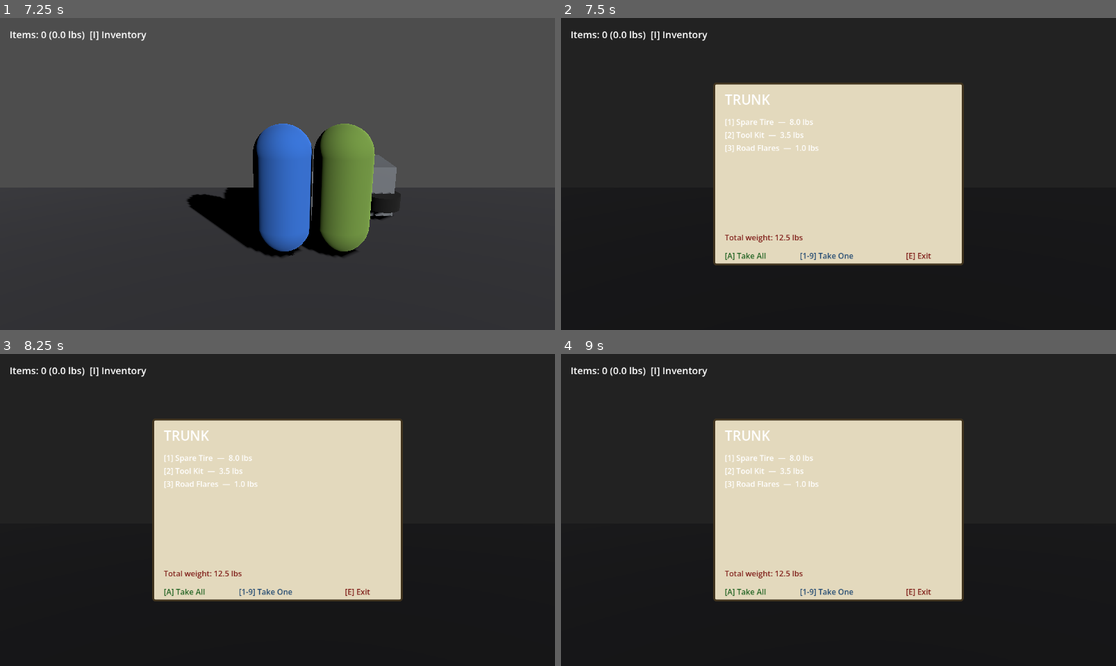
Above: before the commit, frames 1-4 (two rows, left to right).
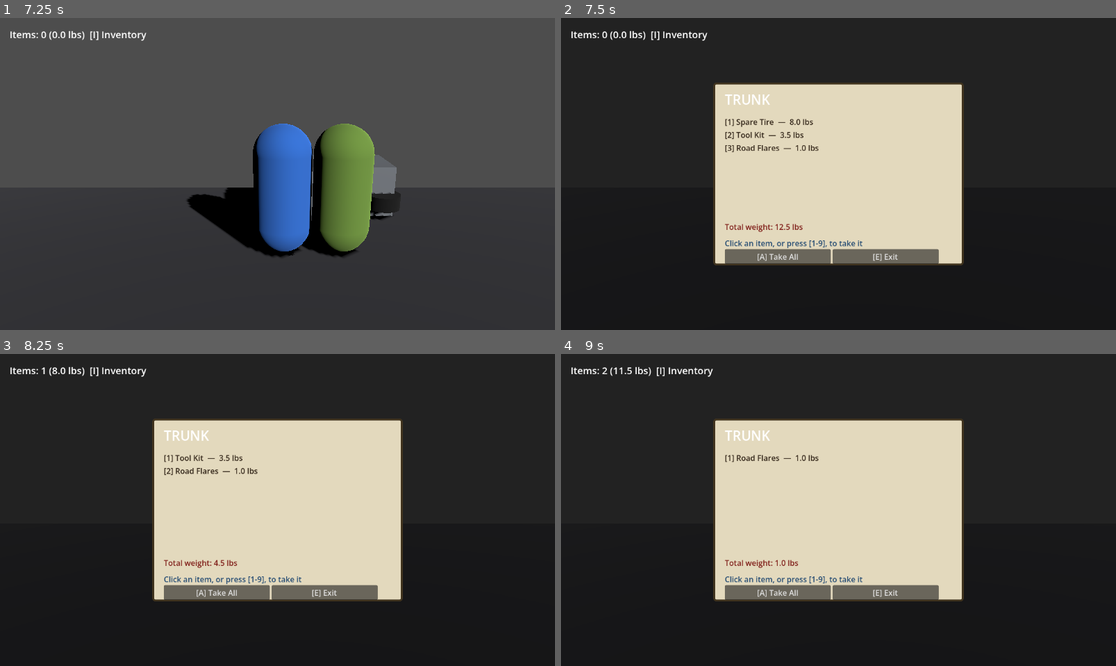
Above: after the commit, the same moments.

Repository: Natkiio/union-city-3d-remake
Game: Godot game, scene res://scenes/main.tscn
The game is run twice, just before and just after one commit, with the same random seed, the same clock (stepped at 60 frames per second) and the same inputs.
Inputs (mouse positions are in pixels of both pictures, inside the frame that each line leads up to):
- Up to frame 1 (7.25 s): tap Enter at 0.5 s; move the mouse to (399, 158) at 0.52 s; hold D (move_right) 0.53-1.28 s; tap Space (attack) at 0.6, 3.6, 6.6 s; move the mouse to (166, 189) at 1.27 s; hold A (move_left) 1.28-2.03 s; tap E (interact) at 1.35, 4.35 s; move the mouse to (333, 105) at 2.02 s; hold D (move_right) 2.03-3.53 s; tap 1 at 2.1, 5.1 s; move the mouse to (249, 236) at 2.77 s; tap 9 at 2.85, 5.85 s; move the mouse to (444, 220) at 3.52 s; hold A (move_left) 3.53-5.78 s; move the mouse to (111, 127) at 4.27 s; move the mouse to (305, 174) at 5.02 s; move the mouse to (194, 96) at 5.77 s; hold D (move_right) from 5.78 s (still down); move the mouse to (399, 158) at 6.52 s
- Up to frame 2 (7.5 s): keep holding D (move_right); move the mouse to (727, 189) at 7.27 s; tap E (interact) at 7.35 s
- Up to frame 3 (8.25 s): release D (move_right) at 8 s; click (277, 456) at 8 s, where only the run after the commit has a clickable "[1] Spare Tire — 8.0 lbs"
- Up to frame 4 (9 s): click (838, 456) at 8.75 s, where only the run after the commit has a clickable "[1] Tool Kit — 3.5 lbs"

Frame 1 is identical in both runs. In frame 2, 2.8% of the frame differs, in the area x 29-69%, y 32-79%; in frame 3, 2.9%; in frame 4, 3.0%, in the area x 7-69%, y 4-79%.

Commit message:
Make the car trunk clickable too (missed this when fixing the inventory)
Same pattern as the player inventory: item rows are now real Buttons
— click one to take that item immediately (equivalent to its [1-9]
keyboard shortcut). [A] Take All and [E] Exit are now clickable
buttons as well instead of plain text hints. Keyboard shortcuts still
work unchanged.

Verified headless: opened the trunk, clicked the Tool Kit row's real
button (same signal path a mouse click fires), confirmed it moved to
Inventory and the trunk dropped to 2 items; clicked Take All, confirmed
the remaining Spare Tire and Road Flares moved over and LootState
marked the trunk looted; clicked Exit, confirmed the menu closed and
the game unpaused.

Diff:
--- a/scenes/ui/trunk_ui.tscn
+++ b/scenes/ui/trunk_ui.tscn
@@ -48,36 +48,34 @@
 offset_left = 24.0
 offset_top = 70.0
 offset_right = 490.0
-offset_bottom = 300.0
+offset_bottom = 280.0
 
 [node name="TotalWeightLabel" type="Label" parent="TrunkPanel"]
 offset_left = 24.0
-offset_top = 310.0
+offset_top = 288.0
 offset_right = 300.0
-offset_bottom = 336.0
+offset_bottom = 314.0
 theme_override_colors/font_color = Color(0.5, 0.12, 0.1, 1)
 text = "Total weight: 0.0 lbs"
 
-[node name="HintTakeAll" type="Label" parent="TrunkPanel"]
+[node name="HintTakeOne" type="Label" parent="TrunkPanel"]
 offset_left = 24.0
-offset_top = 348.0
-offset_right = 170.0
-offset_bottom = 374.0
-theme_override_colors/font_color = Color(0.15, 0.4, 0.15, 1)
+offset_top = 322.0
+offset_right = 300.0
+offset_bottom = 348.0
+theme_override_colors/font_color = Color(0.15, 0.3, 0.45, 1)
+text = "Click an item, or press [1-9], to take it"
+
+[node name="ActionRow" type="HBoxContainer" parent="TrunkPanel"]
+offset_left = 24.0
+offset_top = 346.0
+offset_right = 490.0
+offset_bottom = 376.0
+
+[node name="TakeAllButton" type="Button" parent="TrunkPanel/ActionRow"]
+custom_minimum_size = Vector2(220, 30)
 text = "[A] Take All"
 
-[node name="HintTakeOne" type="Label" parent="TrunkPanel"]
-offset_left = 180.0
-offset_top = 348.0
-offset_right = 360.0
-offset_bottom = 374.0
-theme_override_colors/font_color = Color(0.15, 0.3, 0.45, 1)
-text = "[1-9] Take One"
-
-[node name="HintExit" type="Label" parent="TrunkPanel"]
-offset_left = 400.0
-offset_top = 348.0
-offset_right = 520.0
-offset_bottom = 374.0
-theme_override_colors/font_color = Color(0.5, 0.12, 0.1, 1)
+[node name="ExitButton" type="Button" parent="TrunkPanel/ActionRow"]
+custom_minimum_size = Vector2(220, 30)
 text = "[E] Exit"
--- a/scripts/trunk_ui.gd
+++ b/scripts/trunk_ui.gd
@@ -1,15 +1,20 @@
 extends CanvasLayer
 ## Trunk inventory menu: pauses the game, lists the trunk's items.
-## [1-9] takes a single numbered item, [A] takes everything,
-## [E] exits.
+## Each item row is clickable (takes that one item). [Take All] and
+## [Exit] are also clickable buttons. Keyboard still works:
+## [1-9] takes a numbered item, [A] takes everything, [E] exits.
 
 var current_trunk: Node = null
 
 @onready var items_list: VBoxContainer = $TrunkPanel/ItemsList
 @onready var total_weight_label: Label = $TrunkPanel/TotalWeightLabel
+@onready var take_all_button: Button = $TrunkPanel/ActionRow/TakeAllButton
+@onready var exit_button: Button = $TrunkPanel/ActionRow/ExitButton
 
 func _ready() -> void:
 	visible = false
+	take_all_button.pressed.connect(_take_all)
+	exit_button.pressed.connect(close)
 
 func open(trunk: Node) -> void:
 	current_trunk = trunk
@@ -32,8 +37,12 @@
 	var total := 0.0
 	for i in range(current_trunk.items.size()):
 		var item: Dictionary = current_trunk.items[i]
-		var row := Label.new()
+		var row := Button.new()
+		row.flat = true
+		row.alignment = HORIZONTAL_ALIGNMENT_LEFT
 		row.text = "[%d] %s  —  %.1f lbs" % [i + 1, item["name"], item["weight"]]
+		_style_row(row)
+		row.pressed.connect(_take_single.bind(i))
 		items_list.add_child(row)
 		total += item["weight"]
 	if current_trunk.items.is_empty():
@@ -41,6 +50,23 @@
 		empty_row.text = "(empty)"
 		items_list.add_child(empty_row)
 	total_weight_label.text = "Total weight: %.1f lbs" % total
+	take_all_button.disabled = current_trunk.items.is_empty()
+
+func _style_row(row: Button) -> void:
+	var normal := StyleBoxFlat.new()
+	normal.bg_color = Color(0, 0, 0, 0)
+	var hovered := StyleBoxFlat.new()
+	hovered.bg_color = Color(1, 1, 1, 0.85)
+	hovered.corner_radius_top_left = 3
+	hovered.corner_radius_top_right = 3
+	hovered.corner_radius_bottom_left = 3
+	hovered.corner_radius_bottom_right = 3
+	row.add_theme_stylebox_override("normal", normal)
+	row.add_theme_stylebox_override("hover", hovered)
+	row.add_theme_stylebox_override("pressed", hovered)
+	row.add_theme_color_override("font_color", Color(0.2, 0.15, 0.1))
+	row.add_theme_color_override("font_hover_color", Color(0.1, 0.1, 0.1))
+	row.add_theme_color_override("font_pressed_color", Color(0.1, 0.1, 0.1))
 
 func _input(event: InputEvent) -> void:
 	if not visible or current_trunk == null:
@@ -54,6 +80,8 @@
 			_take_single(event.keycode - KEY_1)
 
 func _take_all() -> void:
+	if current_trunk == null:
+		return
 	var taken: Array = current_trunk.take_all()
 	for item in taken:
 		Inventory.add_item(item["name"], item["weight"])
@@ -61,7 +89,7 @@
 	_refresh()
 
 func _take_single(index: int) -> void:
-	if index < 0 or index >= current_trunk.items.size():
+	if current_trunk == null or index < 0 or index >= current_trunk.items.size():
 		return
 	var item: Dictionary = current_trunk.take_item(index)
 	Inventory.add_item(item["name"], item["weight"])
